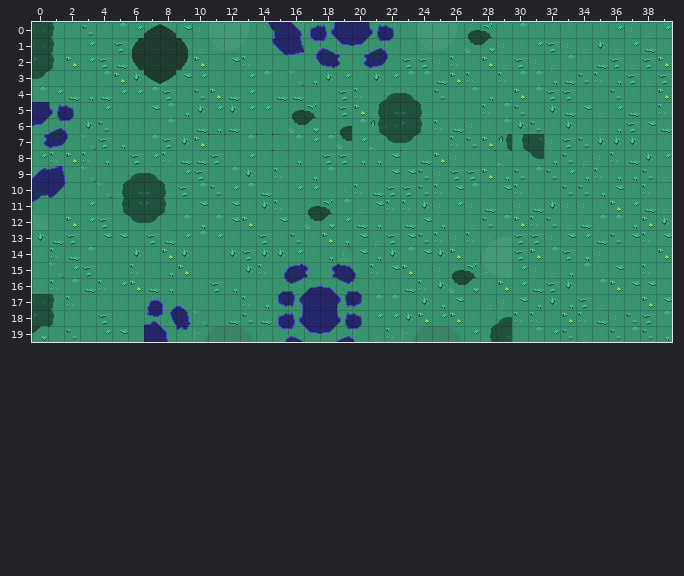
Two versions of a level (Tiled map (JSON), backgroundtiles.tmj). The picture above was drawn from the file before the commit.
Cells are 16x16 px. Shown: x 0..39, y 0..19.
The same view after the edit:
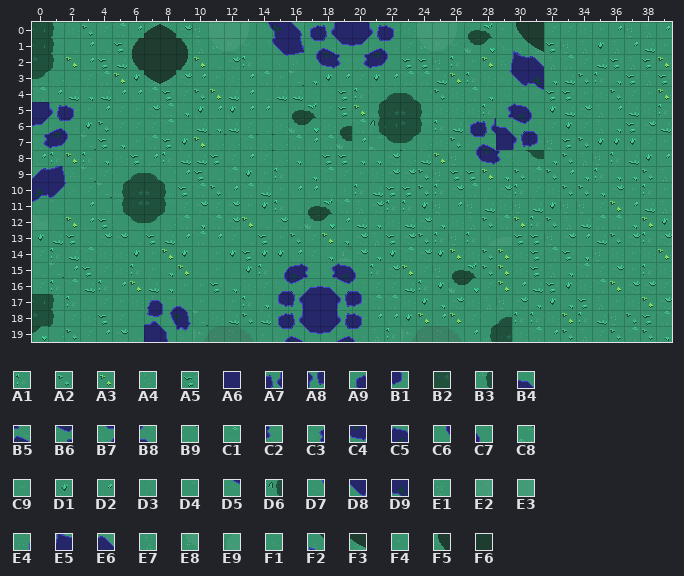
Key: from "tilemap": A1 0, A2 1, A3 2, A4 3, A5 4, A6 5, A7 6 flipped left-right, A8 6 flipped up-down, A9 7 flipped left-right, B1 7 flipped up-down, B2 8 flipped left-right, B3 9 flipped left-right, B4 13 flipped up-down, B5 14 flipped left-right, B6 14 flipped up-down, B7 15 flipped left-right, B8 15 flipped up-down, B9 17 flipped left-right, C1 20, C2 21 flipped left-right, C3 21 flipped up-down, C4 22 flipped left-right, C5 22 flipped up-down, C6 23 flipped left-right, C7 23 flipped up-down, C8 24 flipped up-down, C9 26, D1 27, D2 28, D3 29 flipped up-down, D4 30 flipped up-down, D5 31 flipped up-down, D6 32 flipped up-down, D7 37 flipped up-down, D8 38 flipped up-down, D9 39 flipped up-down, E1 41, E2 42 flipped on the other diagonal, E3 43 flipped on the other diagonal, E4 45 flipped up-down, E5 46 flipped up-down, E6 47 flipped up-down, E7 49, E8 50 flipped on the other diagonal, E9 51 flipped on the other diagonal, F1 53 flipped up-down, F2 54 flipped up-down, F3 55 flipped up-down, F4 61 flipped up-down, F5 62 flipped up-down, F6 63.
__ is an empty cell.
Changes in this commit:
Layer "Tile Layer 1":
The edit turns tile A1 into tile A2 in row 7 at x 26.
The edit turns tile E8 into tile A2 in row 15 at x 28.
The edit turns tile E9 into tile A2 in row 14 at x 28.
The edit turns tile E2 into tile A3 in row 15 at x 29.
The edit turns tile E3 into tile A3 in row 14 at x 29.
The edit turns tile A5 into tile A4 in row 14 at x 30.
The edit turns tile D2 into tile A4 in row 15 at x 30.
The edit turns tile A3 into tile A5 in row 14 at x 31.
The edit turns tile E1 into tile A5 in row 15 at x 31.
The edit turns tile D6 into tile A6 in row 7 at x 29.
The edit turns tile C9 into tile A7 in row 6 at x 28.
The edit turns tile B3 into tile A8 in row 7 at x 30.
The edit turns tile E1 into tile A9 in row 6 at x 27.
The edit turns tile B2 into tile B1 in row 7 at x 31.
The edit turns tile C1 into tile B4 in row 6 at x 29.
The edit turns tile A3 into tile B5 in row 7 at x 28.
The edit turns tile D1 into tile B6 in row 6 at x 30.
The edit turns tile A2 into tile B7 in row 7 at x 27.
The edit turns tile A2 into tile B8 in row 6 at x 31.
The edit turns tile C8 into tile C2 in row 8 at x 29.
The edit turns tile C1 into tile C3 in row 5 at x 29.
The edit turns tile B9 into tile C4 in row 8 at x 28.
The edit turns tile A2 into tile C5 in row 5 at x 30.
The edit turns tile C9 into tile C6 in row 8 at x 27.
The edit turns tile C9 into tile C7 in row 5 at x 31.
The edit turns tile A4 into tile D3 in row 4 at x 29.
The edit turns tile A3 into tile D4 in row 4 at x 30.
The edit turns tile C1 into tile D5 in row 4 at x 31.
The edit turns tile A1 into tile D7 in row 3 at x 29.
The edit turns tile C1 into tile D8 in row 3 at x 30.
The edit turns tile C1 into tile D9 in row 3 at x 31.
The edit turns tile E7 into tile E4 in row 2 at x 29.
The edit turns tile A5 into tile E5 in row 2 at x 30.
The edit turns tile E1 into tile E6 in row 2 at x 31.
The edit turns tile E1 into tile F1 in row 1 at x 29.
The edit turns tile C9 into tile F2 in row 1 at x 30.
The edit turns tile D2 into tile F3 in row 1 at x 31.
The edit turns tile A4 into tile F4 in row 0 at x 29.
The edit turns tile C1 into tile F5 in row 0 at x 30.
The edit turns tile A4 into tile F6 in row 0 at x 31.
Pixel boxes of the changes (left, top, right, bottom) in both pictures:
changed: (450, 22, 544, 166)
changed: (480, 246, 543, 278)
